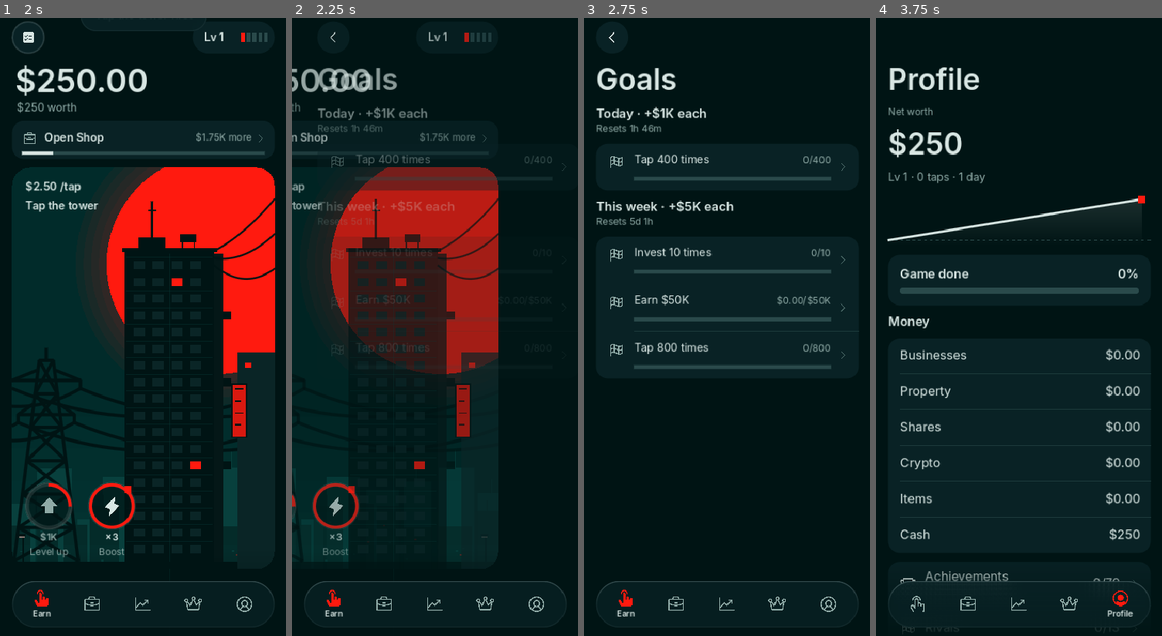
Above: before the commit, frames 1-4 (left to right).
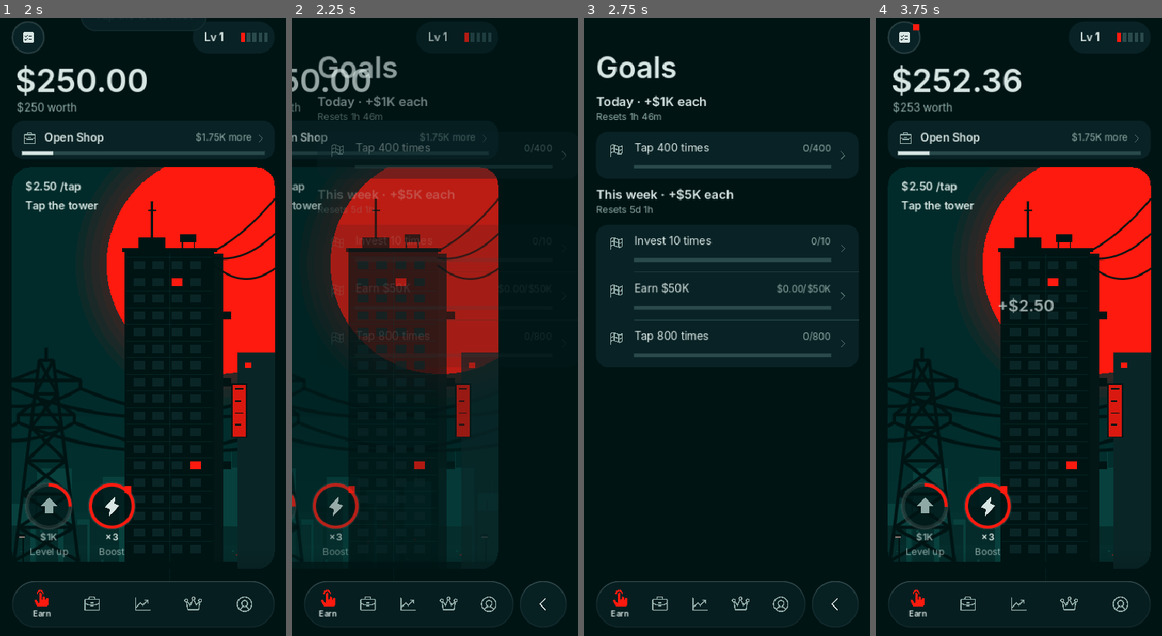
Above: after the commit, the same moments.

Repository: ytjustjosh17-cpu/MCG
Game: Godot game, scene res://scenes/main.tscn
Two runs of this game, one before a commit and one after it. Both use one fixed random seed, a clock stepped at 60 frames per second and the inputs below.
Inputs (mouse positions are in pixels of both pictures, inside the frame that each line leads up to):
- Up to frame 1 (2 s): click "$1K" at 0.5 s; click "×3" at 1.25 s
- Up to frame 2 (2.25 s): click (320, 36) at 2 s
- Up to frame 3 (2.75 s): no input
- Up to frame 4 (3.75 s): click (1127, 605) at 2.77 s; click (1019, 357) at 3.52 s

Frame 1 is identical in both runs. In frame 2, 4.1% of the frame differs, in the area x 8-96%, y 2-97%; in frame 3, 8.7%; in frame 4, 22%, in the area x 3-97%, y 0-100%.

Commit message:
Back button moves to the bottom bar, under the thumb
- One back button beside the tab bar on the right, shown while a page is
  open. It never scrolls away. The top-left one is gone.
- Touch test now measures every button on every tab (44 px minimum).
  The Invest switch was 40 px; now 44.
- Build job has a 30 minute limit so a stuck test can't hang it.

Co-Authored-By: Claude Opus 5.5 <noreply@anthropic.com>
Claude-Session: https://claude.ai/code/session_01G43aEuqkjUy83khniNYyKE

Diff:
--- a/game/scripts/main.gd
+++ b/game/scripts/main.gd
@@ -8,6 +8,7 @@
 var _current := 0
 var _back_armed := false
 var _stack: Array = []
+var back_btn: Button   # bottom right, under the thumb; shown while a page is open
 var _last_push_ms := -10000
 
 
@@ -95,6 +96,27 @@
 	add_child(fade)
 	add_child(_nav)
 	_nav.tab_selected.connect(show_page)
+	# Back sits next to the tab bar on the right, where the thumb rests.
+	back_btn = UI.flat_button()
+	back_btn.name = "BackButton"
+	var bglass := GlassPanel.new(32.0, Color(0.035, 0.133, 0.145, 0.85), 12.0)
+	bglass.set_anchors_and_offsets_preset(Control.PRESET_FULL_RECT)
+	bglass.mouse_filter = Control.MOUSE_FILTER_IGNORE
+	back_btn.add_child(bglass)
+	var chev := Icon.new("back", UI.TEXT, 24.0)
+	chev.position = Vector2(20, 20)
+	chev.mouse_filter = Control.MOUSE_FILTER_IGNORE
+	back_btn.add_child(chev)
+	back_btn.anchor_left = 1.0
+	back_btn.anchor_right = 1.0
+	back_btn.anchor_top = 1.0
+	back_btn.anchor_bottom = 1.0
+	back_btn.visible = false
+	back_btn.pressed.connect(func():
+		if not _stack.is_empty():
+			_pop_from(_stack.back()))
+	Kit.press_fx(back_btn)
+	add_child(back_btn)
 
 	get_viewport().size_changed.connect(_apply_safe_area)
 	_apply_safe_area()
@@ -123,6 +145,7 @@
 	var w := _content.size.x
 	var under: Control = _stack.back() if not _stack.is_empty() else _pages[_current]
 	_stack.append(p)
+	_sync_back()
 	p.position.x = w
 	if p.has_method("entered"):
 		p.entered.call_deferred()
@@ -148,6 +171,7 @@
 		return
 	var p: Control = _stack.pop_back()
 	_stop_push(p)
+	_sync_back()
 	var under: Control = _stack.back() if not _stack.is_empty() else _pages[_current]
 	var w := _content.size.x
 	under.visible = true
@@ -181,6 +205,7 @@
 		_stop_push(p)
 		p.queue_free()
 	_stack.clear()
+	_sync_back()
 	var base: Control = _pages[_current]
 	base.position.x = 0.0
 	base.modulate.a = 1.0
@@ -287,9 +312,22 @@
 	_content.offset_top = top
 	_content.offset_bottom = -bottom
 	_nav.offset_left = 16
-	_nav.offset_right = -16
 	_nav.offset_bottom = -(12 + bottom)
 	_nav.offset_top = _nav.offset_bottom - 64
+	back_btn.offset_right = -16
+	back_btn.offset_left = -16 - 64
+	back_btn.offset_bottom = _nav.offset_bottom
+	back_btn.offset_top = _nav.offset_top
+	_sync_back()
+
+
+func _sync_back() -> void:
+	## With a page open, the tab bar makes room for the back button on its right.
+	var open := not _stack.is_empty()
+	if back_btn == null:
+		return
+	back_btn.visible = open
+	_nav.offset_right = -(16 + 64 + 8) if open else -16
 
 
 var _deal_open := false
--- a/game/scripts/page.gd
+++ b/game/scripts/page.gd
@@ -39,20 +39,10 @@
 	body.size_flags_horizontal = Control.SIZE_EXPAND_FILL
 	body.add_theme_constant_override("separation", 12)
 	margin.add_child(body)
-	if has_back:
-		var back := UI.pill("", UI.PANEL, UI.TEXT, 17, 22)
-		back.custom_minimum_size = Vector2(44, 44)
-		back.size_flags_horizontal = Control.SIZE_SHRINK_BEGIN
-		var chev := Icon.new("back", UI.TEXT, 20.0)
-		chev.position = Vector2(12, 12)
-		back.add_child(chev)
-		back.pressed.connect(func(): pop_page.emit())
-		Kit.press_fx(back)
-		body.add_child(back)
-	else:
-		var gap := Control.new()
-		gap.custom_minimum_size = Vector2(0, 44)
-		body.add_child(gap)
+	# Back lives in the bottom bar now (main.gd), so every page starts with the same gap.
+	var gap := Control.new()
+	gap.custom_minimum_size = Vector2(0, 28 if has_back else 44)
+	body.add_child(gap)
 	if title != "":
 		_title_label = UI.display(title, 40)
 		_title_label.autowrap_mode = TextServer.AUTOWRAP_WORD_SMART
--- a/game/scripts/segmented.gd
+++ b/game/scripts/segmented.gd
@@ -10,7 +10,7 @@
 
 func _init(labels: Array) -> void:
 	add_theme_stylebox_override("panel", UI.box(UI.PANEL, 10, 2, 2))
-	custom_minimum_size = Vector2(0, 44)
+	custom_minimum_size = Vector2(0, 48)
 	var h := HBoxContainer.new()
 	h.add_theme_constant_override("separation", 2)
 	add_child(h)
@@ -19,7 +19,8 @@
 		b.text = labels[i]
 		b.focus_mode = Control.FOCUS_NONE
 		b.size_flags_horizontal = Control.SIZE_EXPAND_FILL
-		b.add_theme_font_size_override("font_size", 13)
+		b.add_theme_font_size_override("font_size", 14)
+		b.custom_minimum_size = Vector2(0, 44)
 		b.pressed.connect(func(): select(i, true))
 		h.add_child(b)
 		_buttons.append(b)
--- a/game/tests/scroll_test.gd
+++ b/game/tests/scroll_test.gd
@@ -2,6 +2,7 @@
 ## Checks that dragging on a list row scrolls and does not tap it, and that a tap still works.
 
 var fails := 0
+var checked_n := 0
 
 
 func _ok(c: bool, what: String) -> void:
@@ -11,7 +12,9 @@
 
 
 func _initialize() -> void:
-	create_timer(30.0).timeout.connect(func(): quit(1))
+	create_timer(60.0).timeout.connect(func():
+		print("FAIL  test timed out")
+		quit(1))
 	_run.call_deferred()
 
 
@@ -132,9 +135,10 @@
 	_ok(main._stack.size() == 1, "wobbly tap on Open a company opens the page")
 	var sb = main._stack[-1] if main._stack.size() > 0 else null
 	if sb:
-		var back: Button = sb.body.get_child(0)
+		var back: Button = main.back_btn
+		_ok(back.visible and back.get_global_rect().position.x > 300.0, "back button sits bottom right")
 		await _wobble_tap(back.get_global_rect().get_center())
-		_ok(main._stack.size() == 0, "wobbly tap on the back button goes back")
+		_ok(main._stack.size() == 0 and not back.visible, "wobbly tap on the back button goes back")
 	# Items tab: wobbly tap on Move, then on the sheet's Move button.
 	g.counters["rivals"] = float(Data.RIVALS.size())  # no "rival beaten" pop-ups mid-test
 	g.cash = 1.0e6
@@ -231,5 +235,48 @@
 	if found:
 		await _wobble_tap(sun.get_global_rect().get_center())
 	_ok(found and g.cash > cash_s and g.taps == taps_s, "tapping a golden sun pays and isn't a tower tap")
+	# Tap targets: every visible button on every tab and main detail page is
+	# at least 44 px each way (mobile rule). Lists the offenders.
+	var small: Array = []
+	checked_n = 0
+	var screens: Array = []
+	for ti in 5:
+		main.show_page(ti)
+		await create_timer(0.6).timeout
+		_check_targets(main._pages[ti], small)
+	for path in ["res://scripts/business_detail.gd", "res://scripts/start_business_page.gd", "res://scripts/settings_page.gd", "res://scripts/goals_page.gd"]:
+		main.show_page(1)
+		await create_timer(0.3).timeout
+		var pg2 = load(path).new("shop") if path.ends_with("business_detail.gd") else load(path).new()
+		main.push(pg2)
+		await create_timer(0.8).timeout
+		_check_targets(main._stack.back() if not main._stack.is_empty() else null, small)
+		main.pop()
+		await create_timer(0.5).timeout
+	_check_targets(main.back_btn, small)
+	_ok(small.is_empty(), "every button is at least 44 px (%d checked) %s" % [checked_n, ", ".join(small.slice(0, 8))])
+	_ok(checked_n > 40, "the size check saw the buttons")
 	print("Failures: ", fails)
 	quit(1 if fails > 0 else 0)
+
+
+func _check_targets(root_c: Control, out: Array) -> void:
+	if root_c == null:
+		return
+	var list: Array = root_c.find_children("*", "BaseButton", true, false)
+	if root_c is BaseButton:
+		list.append(root_c)
+	var view := Rect2(Vector2.ZERO, Vector2(390, 844))
+	for b in list:
+		var bb := b as BaseButton
+		if not bb.is_visible_in_tree() or bb.disabled or bb.mouse_filter == Control.MOUSE_FILTER_IGNORE:
+			continue
+		var r := bb.get_global_rect()
+		if not view.intersects(r):
+			continue
+		checked_n += 1
+		if r.size.x < 43.5 or r.size.y < 43.5:
+			var lbl := ""
+			for l in bb.find_children("*", "Label", true, false):
+				lbl += (l as Label).text + " "
+			out.append("%s/%s %dx%d [%s%s]" % [root_c.name, bb.name, int(r.size.x), int(r.size.y), bb.text, lbl.strip_edges()])
Not shown, changed: docs/DESIGN.md
